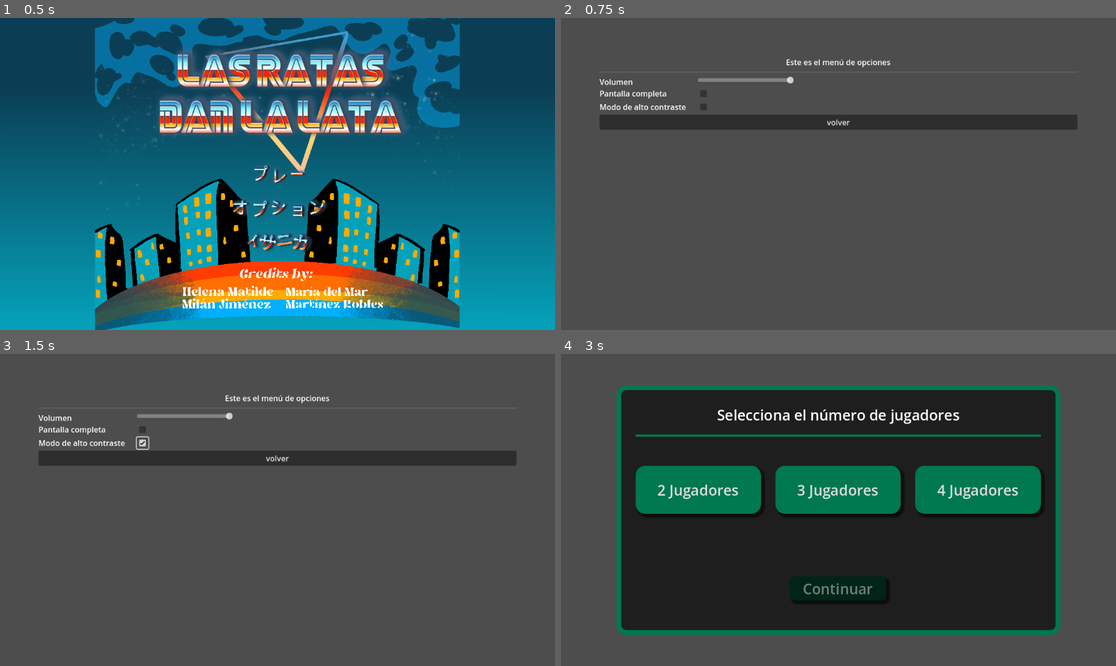
Above: before the commit, frames 1-4 (two rows, left to right).
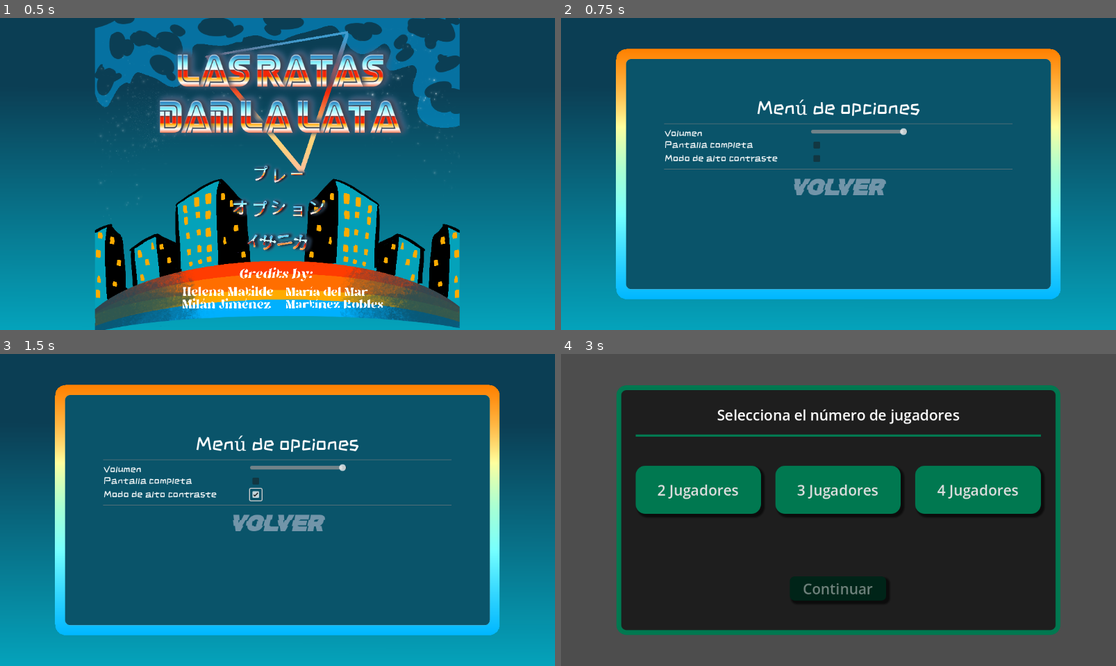
Above: after the commit, the same moments.

Repository: mamRobles/Las_ratas_dan_la_lata
Game: Godot game, scene res://Inicio/Scenes/MDI.tscn
Same seed, same stepped clock (60 frames per second), same inputs: the game is played once before the commit and once after it.
Inputs (mouse positions are in pixels of both pictures, inside the frame that each line leads up to; where the layout moved, square brackets give the same spot in the first picture):
- Up to frame 1 (0.5 s): no input
- Up to frame 2 (0.75 s): click (838, 208) at 0.5 s
- Up to frame 3 (1.5 s): click (255, 494) [144, 444] at 1.25 s
- Up to frame 4 (3 s): click "volver" (after the commit: "Volver") at 2 s; click (838, 510) at 2.75 s

Frame 1 is identical in both runs. In frame 2, 100% of the frame differs, in the area x 0-100%, y 0-100%; in frame 3, 100%; in frame 4, nothing differs.

Commit message:
mdo con interfaz renovada

Diff:
--- a/Inicio/Scenes/MDI.tscn
+++ b/Inicio/Scenes/MDI.tscn
@@ -11,15 +11,9 @@
 [ext_resource type="Texture2D" uid="uid://b0xt5r55yac1u" path="res://Sistema/Sprites/fondoUI.png" id="10_ffljh"]
 
 [node name="MDI" type="MarginContainer"]
-anchors_preset = 8
-anchor_left = 0.5
-anchor_top = 0.5
-anchor_right = 0.5
-anchor_bottom = 0.5
-offset_left = -696.0
-offset_top = -404.0
-offset_right = 696.0
-offset_bottom = 404.0
+anchors_preset = 15
+anchor_right = 1.0
+anchor_bottom = 1.0
 grow_horizontal = 2
 grow_vertical = 2
 theme_override_constants/margin_left = 120
--- a/Inicio/Scenes/MDO.tscn
+++ b/Inicio/Scenes/MDO.tscn
@@ -1,9 +1,49 @@
-[gd_scene load_steps=5 format=3 uid="uid://bxwxc1atnp0bp"]
+[gd_scene load_steps=12 format=3 uid="uid://bxwxc1atnp0bp"]
 
 [ext_resource type="Script" uid="uid://c44i3h46e2nbb" path="res://Inicio/Scripts/mdo.gd" id="1_tvvv7"]
 [ext_resource type="Script" uid="uid://dsxj8j1nxlkh1" path="res://Inicio/Scripts/volumen.gd" id="2_caih2"]
+[ext_resource type="Shader" uid="uid://couu76j0ckis6" path="res://Inicio/intro.gdshader" id="2_w3b6x"]
 [ext_resource type="Script" uid="uid://dtr0h8yuqgu6v" path="res://Inicio/Scripts/fullscreen_2.gd" id="3_0s8l7"]
+[ext_resource type="FontFile" uid="uid://briqh76e868qq" path="res://Sistema/ZCOOLKuaiLe-Regular.ttf" id="3_f387q"]
 [ext_resource type="Script" uid="uid://cbk7f073c387a" path="res://Inicio/Scripts/check_box.gd" id="4_k00s5"]
+[ext_resource type="Texture2D" uid="uid://b0xt5r55yac1u" path="res://Sistema/Sprites/fondoUI.png" id="5_ocoj3"]
+[ext_resource type="FontFile" uid="uid://c02jnbv0ks7j" path="res://Inicio/Bugfast.otf" id="7_t71fu"]
+
+[sub_resource type="ShaderMaterial" id="ShaderMaterial_f387q"]
+shader = ExtResource("2_w3b6x")
+shader_parameter/effect_filling = 1.0
+shader_parameter/angle = 90.0
+shader_parameter/keep_saturation = 0.0
+shader_parameter/keep_luminance = 1.0
+shader_parameter/color_start = Color(1, 0.501961, 0, 1)
+shader_parameter/start_pos = 0.0
+shader_parameter/color_mid = Color(0.556863, 0.862745, 0.72549, 1)
+shader_parameter/mid_pos = 0.5
+shader_parameter/color_end = Color(0, 0.713726, 0.996078, 1)
+shader_parameter/end_pos = 1.0
+shader_parameter/midpos_enabled = true
+shader_parameter/range_start = 0.0
+shader_parameter/range_end = 1.0
+shader_parameter/range_softedge = 0.0
+
+[sub_resource type="StyleBoxFlat" id="StyleBoxFlat_t71fu"]
+bg_color = Color(0.0392157, 0.329412, 0.415686, 1)
+border_width_left = 10
+border_width_top = 10
+border_width_right = 10
+border_width_bottom = 10
+border_color = Color(0.8, 0.8, 0.8, 0)
+corner_radius_top_left = 20
+corner_radius_top_right = 20
+corner_radius_bottom_right = 20
+corner_radius_bottom_left = 20
+
+[sub_resource type="StyleBoxFlat" id="StyleBoxFlat_c2ybt"]
+bg_color = Color(0.6, 0.6, 0.6, 0)
+corner_radius_top_left = 20
+corner_radius_top_right = 20
+corner_radius_bottom_right = 20
+corner_radius_bottom_left = 20
 
 [node name="MDO" type="Control"]
 layout_mode = 3
@@ -14,84 +54,130 @@
 grow_vertical = 2
 script = ExtResource("1_tvvv7")
 
-[node name="MarginContainer" type="MarginContainer" parent="."]
+[node name="PanelContainer2" type="PanelContainer" parent="."]
+material = SubResource("ShaderMaterial_f387q")
+layout_mode = 1
+anchors_preset = -1
+anchor_left = 0.1
+anchor_top = 0.1
+anchor_right = 0.9
+anchor_bottom = 0.9
+theme_override_styles/panel = SubResource("StyleBoxFlat_t71fu")
+
+[node name="PanelContainer" type="PanelContainer" parent="PanelContainer2"]
+layout_mode = 2
+theme_override_styles/panel = SubResource("StyleBoxFlat_t71fu")
+
+[node name="MarginContainer" type="MarginContainer" parent="PanelContainer2/PanelContainer"]
+layout_mode = 2
+theme_override_constants/margin_left = 80
+theme_override_constants/margin_top = 80
+theme_override_constants/margin_right = 80
+theme_override_constants/margin_bottom = 80
+
+[node name="VBoxContainer" type="VBoxContainer" parent="PanelContainer2/PanelContainer/MarginContainer"]
+layout_mode = 2
+
+[node name="RichTextLabel" type="RichTextLabel" parent="PanelContainer2/PanelContainer/MarginContainer/VBoxContainer"]
+custom_minimum_size = Vector2(10, 20)
+layout_mode = 2
+theme_override_fonts/normal_font = ExtResource("3_f387q")
+theme_override_font_sizes/normal_font_size = 40
+text = "Menú de opciones"
+fit_content = true
+scroll_active = false
+horizontal_alignment = 1
+vertical_alignment = 1
+
+[node name="HSeparator" type="HSeparator" parent="PanelContainer2/PanelContainer/MarginContainer/VBoxContainer"]
+custom_minimum_size = Vector2(0, 10)
+layout_mode = 2
+
+[node name="HBoxContainer" type="HBoxContainer" parent="PanelContainer2/PanelContainer/MarginContainer/VBoxContainer"]
+custom_minimum_size = Vector2(70, 20)
+layout_mode = 2
+
+[node name="RichTextLabel2" type="RichTextLabel" parent="PanelContainer2/PanelContainer/MarginContainer/VBoxContainer/HBoxContainer"]
+custom_minimum_size = Vector2(300, 0)
+layout_mode = 2
+theme_override_fonts/normal_font = ExtResource("3_f387q")
+theme_override_font_sizes/normal_font_size = 20
+text = "Volumen"
+scroll_active = false
+
+[node name="Volumen" type="HSlider" parent="PanelContainer2/PanelContainer/MarginContainer/VBoxContainer/HBoxContainer"]
+custom_minimum_size = Vector2(200, 0)
+layout_mode = 2
+max_value = 1.0
+step = 0.05
+script = ExtResource("2_caih2")
+
+[node name="HBoxContainer2" type="HBoxContainer" parent="PanelContainer2/PanelContainer/MarginContainer/VBoxContainer"]
+layout_mode = 2
+
+[node name="RichTextLabel2" type="RichTextLabel" parent="PanelContainer2/PanelContainer/MarginContainer/VBoxContainer/HBoxContainer2"]
+custom_minimum_size = Vector2(300, 0)
+layout_mode = 2
+theme_override_fonts/normal_font = ExtResource("3_f387q")
+theme_override_font_sizes/normal_font_size = 20
+text = "Pantalla completa"
+scroll_active = false
+
+[node name="fullscreen" type="CheckBox" parent="PanelContainer2/PanelContainer/MarginContainer/VBoxContainer/HBoxContainer2"]
+layout_mode = 2
+script = ExtResource("3_0s8l7")
+
+[node name="HBoxContainer3" type="HBoxContainer" parent="PanelContainer2/PanelContainer/MarginContainer/VBoxContainer"]
+layout_mode = 2
+
+[node name="RichTextLabel2" type="RichTextLabel" parent="PanelContainer2/PanelContainer/MarginContainer/VBoxContainer/HBoxContainer3"]
+custom_minimum_size = Vector2(300, 0)
+layout_mode = 2
+theme_override_fonts/normal_font = ExtResource("3_f387q")
+theme_override_font_sizes/normal_font_size = 20
+text = "Modo de alto contraste"
+scroll_active = false
+
+[node name="CheckBox" type="CheckBox" parent="PanelContainer2/PanelContainer/MarginContainer/VBoxContainer/HBoxContainer3"]
+layout_mode = 2
+script = ExtResource("4_k00s5")
+
+[node name="HSeparator2" type="HSeparator" parent="PanelContainer2/PanelContainer/MarginContainer/VBoxContainer"]
+custom_minimum_size = Vector2(0, 10)
+layout_mode = 2
+
+[node name="Button" type="Button" parent="PanelContainer2/PanelContainer/MarginContainer/VBoxContainer"]
+custom_minimum_size = Vector2(300, 50)
+layout_mode = 2
+size_flags_horizontal = 4
+theme_override_colors/font_color = Color(0.448734, 0.582967, 0.661296, 1)
+theme_override_colors/font_focus_color = Color(1, 1, 1, 1)
+theme_override_fonts/font = ExtResource("7_t71fu")
+theme_override_font_sizes/font_size = 50
+theme_override_styles/focus = SubResource("StyleBoxFlat_c2ybt")
+theme_override_styles/hover = SubResource("StyleBoxFlat_c2ybt")
+theme_override_styles/pressed = SubResource("StyleBoxFlat_c2ybt")
+theme_override_styles/normal = SubResource("StyleBoxFlat_c2ybt")
+text = "Volver"
+
+[node name="TextureRect" type="TextureRect" parent="."]
+show_behind_parent = true
+light_mask = 2
+visibility_layer = 2
+z_index = -18
 layout_mode = 1
 anchors_preset = 15
 anchor_right = 1.0
 anchor_bottom = 1.0
 grow_horizontal = 2
 grow_vertical = 2
-theme_override_constants/margin_left = 80
-theme_override_constants/margin_top = 80
-theme_override_constants/margin_right = 80
-theme_override_constants/margin_bottom = 80
+mouse_filter = 2
+texture = ExtResource("5_ocoj3")
+expand_mode = 3
 
-[node name="VBoxContainer" type="VBoxContainer" parent="MarginContainer"]
-layout_mode = 2
-
-[node name="RichTextLabel" type="RichTextLabel" parent="MarginContainer/VBoxContainer"]
-custom_minimum_size = Vector2(10, 20)
-layout_mode = 2
-text = "Este es el menú de opciones"
-fit_content = true
-scroll_active = false
-horizontal_alignment = 1
-vertical_alignment = 1
-
-[node name="HSeparator" type="HSeparator" parent="MarginContainer/VBoxContainer"]
-custom_minimum_size = Vector2(0, 10)
-layout_mode = 2
-
-[node name="HBoxContainer" type="HBoxContainer" parent="MarginContainer/VBoxContainer"]
-custom_minimum_size = Vector2(70, 20)
-layout_mode = 2
-
-[node name="RichTextLabel2" type="RichTextLabel" parent="MarginContainer/VBoxContainer/HBoxContainer"]
-custom_minimum_size = Vector2(200, 0)
-layout_mode = 2
-text = "Volumen"
-scroll_active = false
-
-[node name="Volumen" type="HSlider" parent="MarginContainer/VBoxContainer/HBoxContainer"]
-custom_minimum_size = Vector2(200, 0)
-layout_mode = 2
-max_value = 1.0
-step = 0.05
-script = ExtResource("2_caih2")
-
-[node name="HBoxContainer2" type="HBoxContainer" parent="MarginContainer/VBoxContainer"]
-layout_mode = 2
-
-[node name="RichTextLabel2" type="RichTextLabel" parent="MarginContainer/VBoxContainer/HBoxContainer2"]
-custom_minimum_size = Vector2(200, 0)
-layout_mode = 2
-text = "Pantalla completa"
-scroll_active = false
-
-[node name="fullscreen" type="CheckBox" parent="MarginContainer/VBoxContainer/HBoxContainer2"]
-layout_mode = 2
-script = ExtResource("3_0s8l7")
-
-[node name="HBoxContainer3" type="HBoxContainer" parent="MarginContainer/VBoxContainer"]
-layout_mode = 2
-
-[node name="RichTextLabel2" type="RichTextLabel" parent="MarginContainer/VBoxContainer/HBoxContainer3"]
-custom_minimum_size = Vector2(200, 0)
-layout_mode = 2
-text = "Modo de alto contraste"
-scroll_active = false
-
-[node name="CheckBox" type="CheckBox" parent="MarginContainer/VBoxContainer/HBoxContainer3"]
-layout_mode = 2
-script = ExtResource("4_k00s5")
-
-[node name="Button" type="Button" parent="MarginContainer/VBoxContainer"]
-layout_mode = 2
-text = "volver"
-
-[connection signal="drag_ended" from="MarginContainer/VBoxContainer/HBoxContainer/Volumen" to="." method="_on_volumen_drag_ended"]
-[connection signal="mouse_exited" from="MarginContainer/VBoxContainer/HBoxContainer/Volumen" to="MarginContainer/VBoxContainer/HBoxContainer/Volumen" method="_on_mouse_exited"]
-[connection signal="value_changed" from="MarginContainer/VBoxContainer/HBoxContainer/Volumen" to="MarginContainer/VBoxContainer/HBoxContainer/Volumen" method="_on_value_changed"]
-[connection signal="toggled" from="MarginContainer/VBoxContainer/HBoxContainer2/fullscreen" to="MarginContainer/VBoxContainer/HBoxContainer2/fullscreen" method="_on_toggled"]
-[connection signal="toggled" from="MarginContainer/VBoxContainer/HBoxContainer3/CheckBox" to="MarginContainer/VBoxContainer/HBoxContainer3/CheckBox" method="_on_toggled"]
-[connection signal="pressed" from="MarginContainer/VBoxContainer/Button" to="." method="_on_button_pressed"]
+[connection signal="drag_ended" from="PanelContainer2/PanelContainer/MarginContainer/VBoxContainer/HBoxContainer/Volumen" to="." method="_on_volumen_drag_ended"]
+[connection signal="mouse_exited" from="PanelContainer2/PanelContainer/MarginContainer/VBoxContainer/HBoxContainer/Volumen" to="PanelContainer2/PanelContainer/MarginContainer/VBoxContainer/HBoxContainer/Volumen" method="_on_mouse_exited"]
+[connection signal="value_changed" from="PanelContainer2/PanelContainer/MarginContainer/VBoxContainer/HBoxContainer/Volumen" to="PanelContainer2/PanelContainer/MarginContainer/VBoxContainer/HBoxContainer/Volumen" method="_on_value_changed"]
+[connection signal="toggled" from="PanelContainer2/PanelContainer/MarginContainer/VBoxContainer/HBoxContainer2/fullscreen" to="PanelContainer2/PanelContainer/MarginContainer/VBoxContainer/HBoxContainer2/fullscreen" method="_on_toggled"]
+[connection signal="toggled" from="PanelContainer2/PanelContainer/MarginContainer/VBoxContainer/HBoxContainer3/CheckBox" to="PanelContainer2/PanelContainer/MarginContainer/VBoxContainer/HBoxContainer3/CheckBox" method="_on_toggled"]
+[connection signal="pressed" from="PanelContainer2/PanelContainer/MarginContainer/VBoxContainer/Button" to="." method="_on_button_pressed"]
--- a/Inicio/Scripts/mdo.gd
+++ b/Inicio/Scripts/mdo.gd
@@ -1,7 +1,7 @@
 extends Control
-@onready var fullscreen = $MarginContainer/VBoxContainer/HBoxContainer2/fullscreen
-@onready var volumen = $MarginContainer/VBoxContainer/HBoxContainer/Volumen
-@onready var acc = $MarginContainer/VBoxContainer/HBoxContainer3/CheckBox
+@onready var fullscreen = $PanelContainer2/PanelContainer/MarginContainer/VBoxContainer/HBoxContainer2/fullscreen
+@onready var volumen = $PanelContainer2/PanelContainer/MarginContainer/VBoxContainer/HBoxContainer/Volumen
+@onready var acc = $PanelContainer2/PanelContainer/MarginContainer/VBoxContainer/HBoxContainer3/CheckBox
 func _ready() -> void:
 	var video_settings = INICIO.load_video_settings()
 	fullscreen.button_pressed=video_settings.fullscreen
@@ -18,5 +18,5 @@
 
 func _on_volumen_drag_ended(value_changed: bool) -> void:
 	if (value_changed):
-		INICIO.save_audio_settings("master_volume", $MarginContainer/VBoxContainer/HBoxContainer/Volumen.value)
+		INICIO.save_audio_settings("master_volume", $PanelContainer2/PanelContainer/MarginContainer/VBoxContainer/HBoxContainer/Volumen.value)
 	pass # Replace with function body.
Not shown: 1 places in Inicio/Scenes/MDI.tscn that only renumber resources
